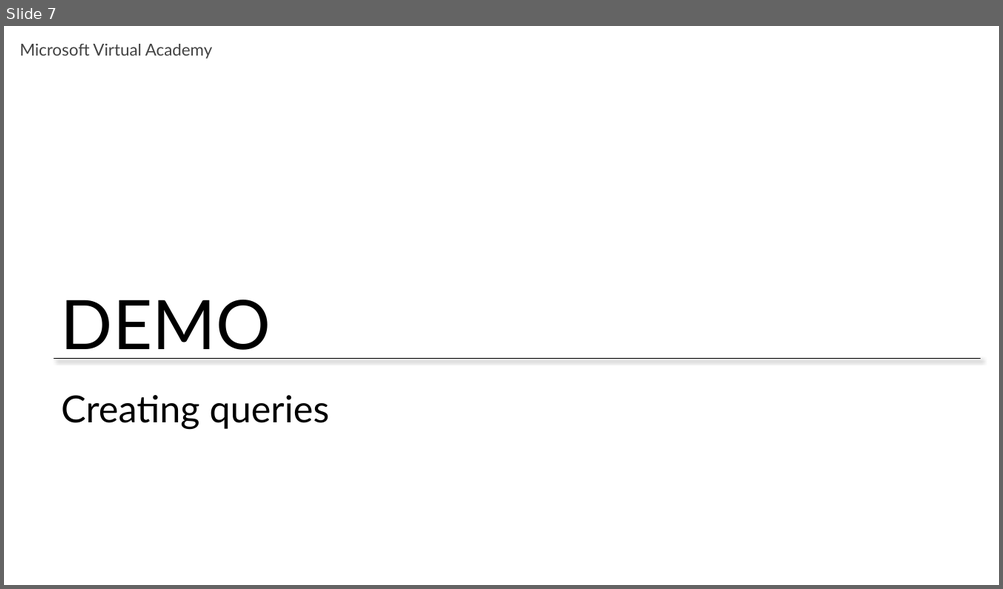
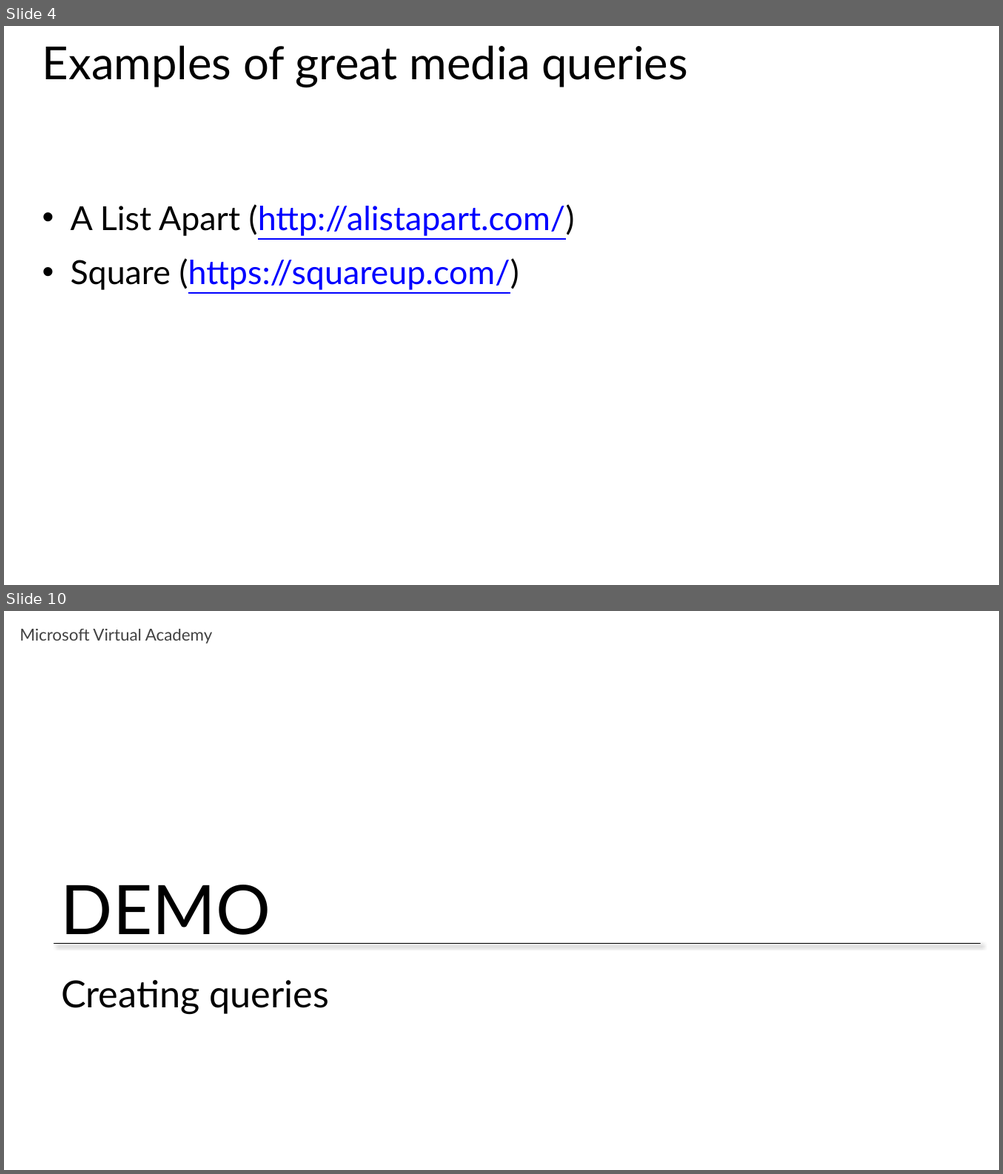
Before and after one commit to CharaD7/CSS-Style, a slide deck: Slides/Module 4.pptx. Shown one above the other, each under a label of ours: slide 7 before the commit, slides 4 and 10 after it; the slides between them are not shown. The pictures are 1003x589 and 1003x1174 pixels, drawn with LibreOffice and Linux fonts; fonts in the diff are those of the drawing. Boxes give left, top, right and bottom in pixels: in the first picture for what was removed or moved away, otherwise in the second. Text is boxed around its words. In the diff, an @@ line names an element or a change of style, - is before the commit and + after.

```diff
--- a/Slides/Module 4.pptx
+++ b/Slides/Module 4.pptx
@@ slide 4 added at <box>4,26,999,585</box>, background #FFFFFF @@
@@ title added at <box>42,45,688,88</box>, 44 pt, text #000000 @@
+Examples of great media queries
@@ text added at <box>71,204,575,290</box>, 32 pt, text #0000FF, underline @@
+• A List Apart (http://alistapart.com/)
+• Square (https://squareup.com/)
@@ what was slide 7 is now slide 10 @@
```
Also in this commit, not shown: 4 slides changed, 3 other slides added, 5 other files.
